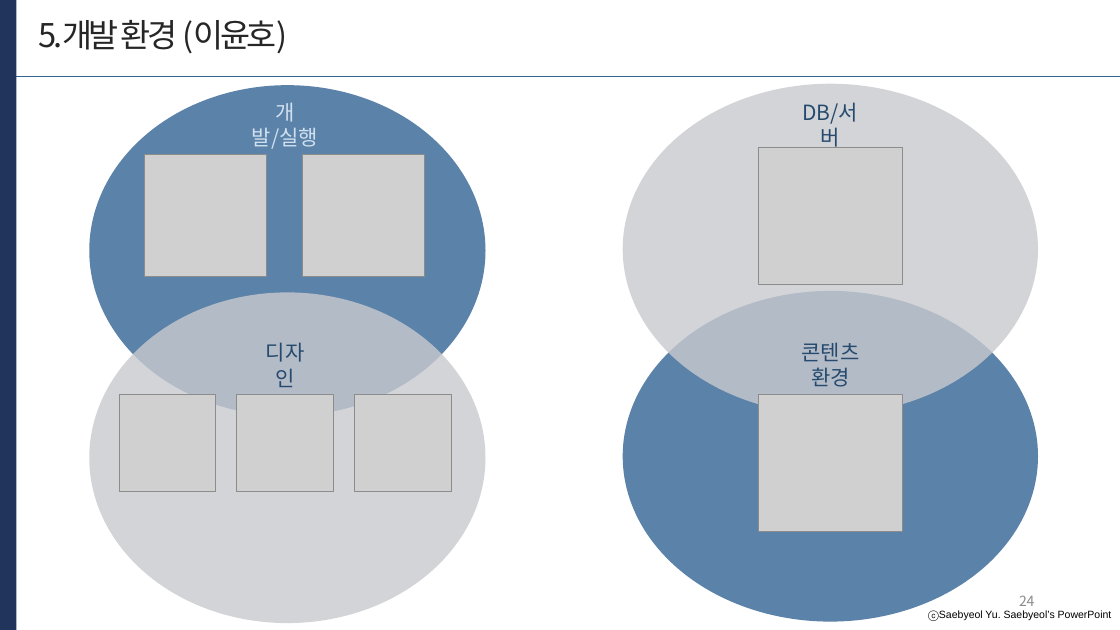
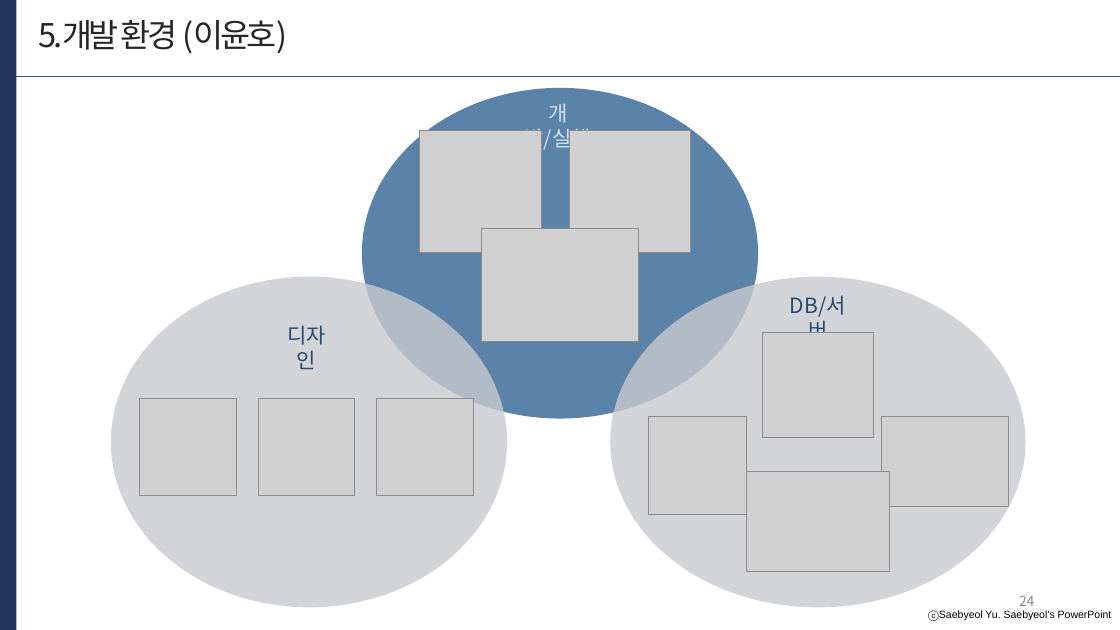
Before and after one commit to developerYHLee/University_Homework, a slide deck: slide 24 of 기말과제.pptx. Drawn at 1120x630 pixels with LibreOffice and Linux fonts; fonts in the diff are those of the drawing; grey boxes stand for pictures. Boxes give left, top, right and bottom in pixels: in the first picture for what was removed or moved away, otherwise in the second. Text is boxed around its words. In the diff, an @@ line names an element or a change of style, - is before the commit and + after.

Commit message:
개발환경 변경

```diff
--- a/기말과제.pptx
+++ b/기말과제.pptx
@@ ellipse: place and size @@
-ellipse at (89,85,486,416)
+ellipse at (362,88,759,419)
@@ text "개발/실행": place and size @@
-text "개발/실행" at (252,102,318,149)
+text "개발/실행" at (525,103,591,151)
@@ picture: place and size @@
-picture at (145,155,266,276)
+picture at (419,130,541,252)
@@ picture: place and size @@
-picture at (302,155,424,276)
+picture at (569,130,691,252)
@@ picture removed at (759,148,903,284) @@
@@ picture added at (481,229,639,342) @@
@@ ellipse: place and size @@
-ellipse at (89,292,486,623)
+ellipse at (111,276,507,607)
@@ ellipse: place and size @@
-ellipse at (623,83,1038,414)
+ellipse at (611,276,1026,607)
@@ ellipse removed at (623,291,1038,622) @@
@@ text "DB/서버" rewrapped from (802,102,858,148) to (790,295,846,333) @@
@@ text "디자인": place and size @@
-text "디자인" at (266,342,305,387)
+text "디자인" at (287,325,326,369)
@@ text removed at (801,342,859,387) @@
-콘텐츠 환경
@@ 3 pictures: place and size @@
-3 pictures at (119,395,451,492)
+3 pictures at (139,398,473,495)
@@ picture removed at (759,395,903,531) @@
@@ group added at (649,332,1009,571): 4 pictures @@
```
